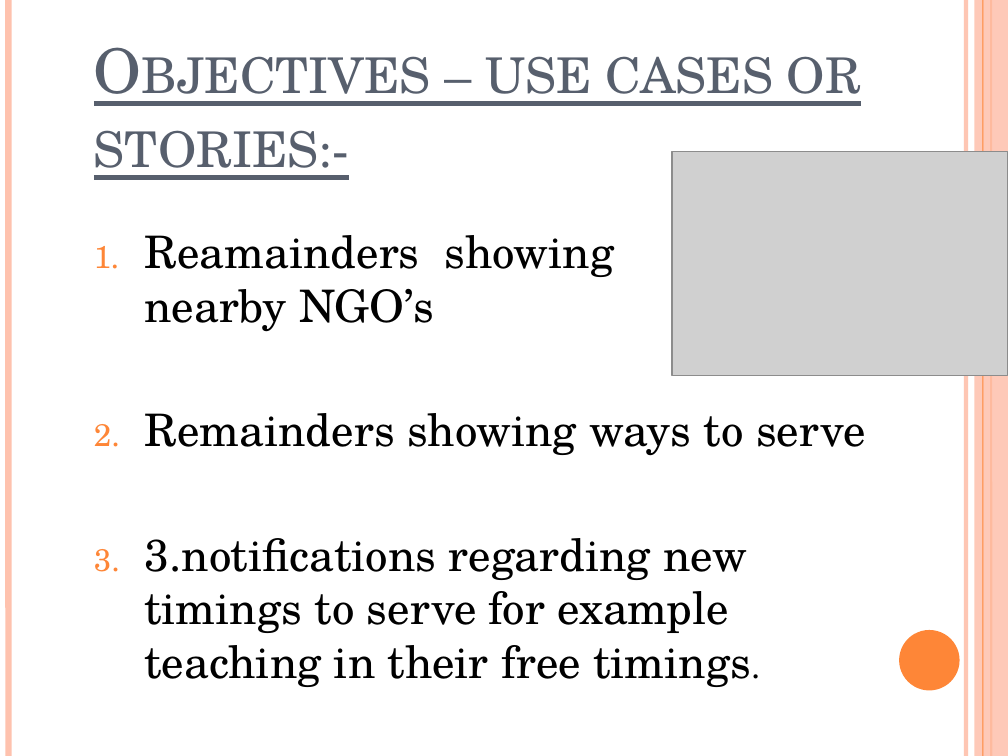
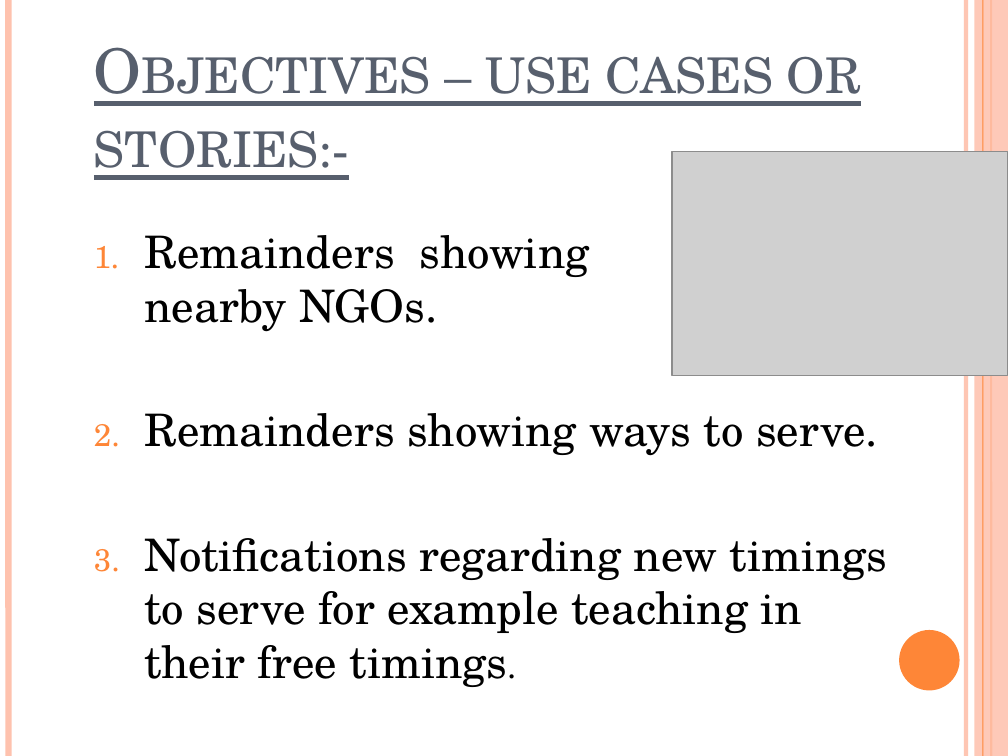
Before and after one commit to bhavikavanka/theme-based-project, a slide deck: slide 4 of Theme based project- organisation app.pptm. Drawn at 1008x756 pixels with LibreOffice and Linux fonts; fonts in the diff are those of the drawing; grey boxes stand for pictures. Boxes give left, top, right and bottom in pixels: in the first picture for what was removed or moved away, otherwise in the second. Text is boxed around its words. In the diff, an @@ line names an element or a change of style, - is before the commit and + after.

```diff
--- a/Theme based project- organisation app.pptm
+++ b/Theme based project- organisation app.pptm
@@ text at box(144, 235, 888, 687): text changed @@
-1. Reamainders showing nearby NGO’s
-2. Remainders showing ways to serve
-3. 3.notifications regarding new timings to serve for example teaching in their free timings.
+1. Remainders showing nearby NGOs.
+2. Remainders showing ways to serve.
+3. Notifications regarding new timings to serve for example teaching in their free timings.
```
Also in this commit, not shown: 4 other slides changed, 1 other file.
